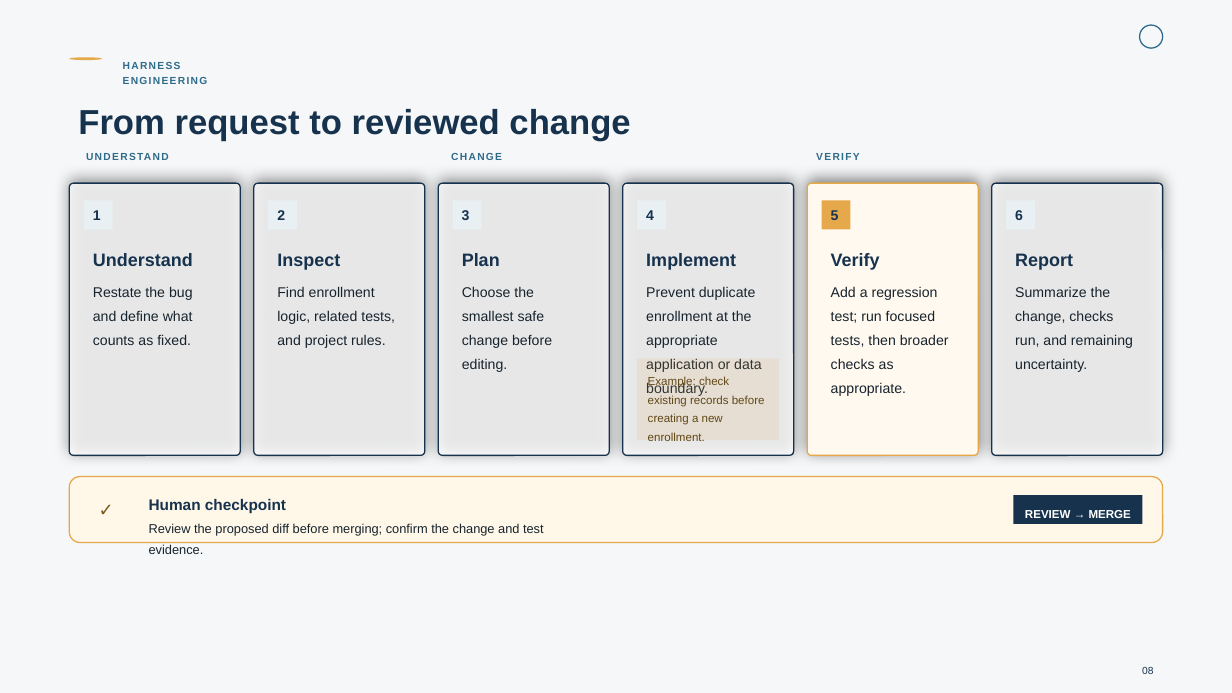
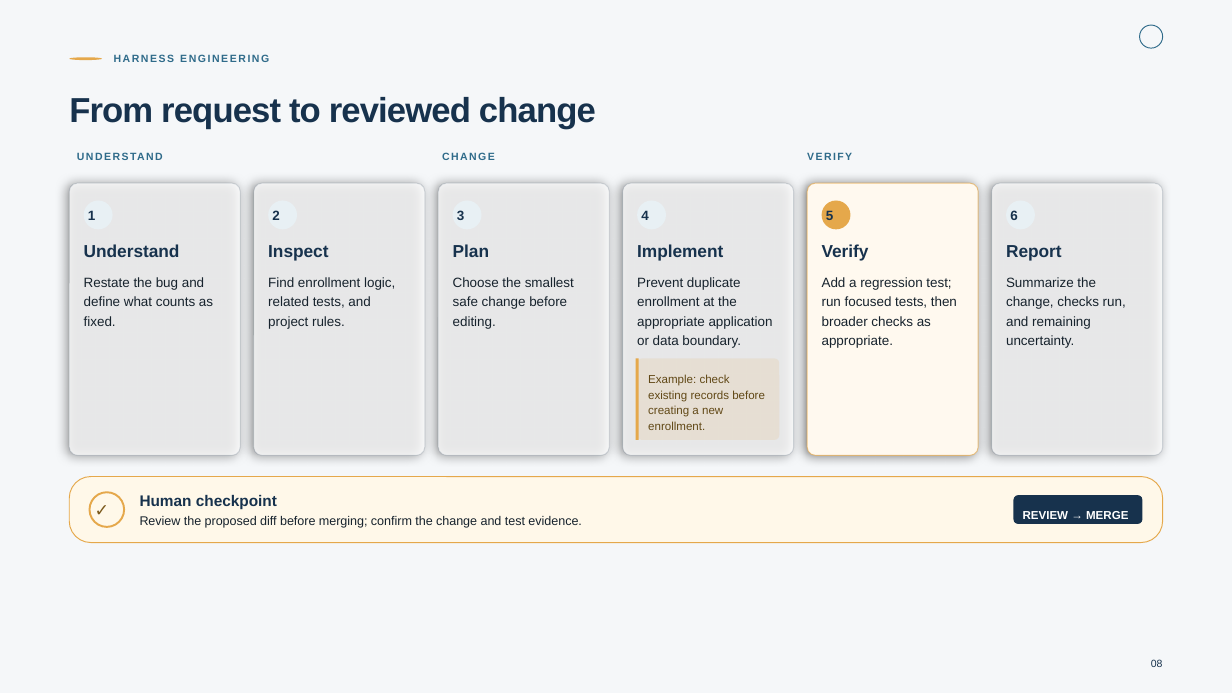
Before and after one commit to Dhanush-S-Gowda/loomvra, a slide deck: slide 8 of server/presentation.pptx. Drawn at 1232x693 pixels with LibreOffice and Linux fonts; fonts in the diff are those of the drawing. Boxes give left, top, right and bottom in pixels: in the first picture for what was removed or moved away, otherwise in the second. Text is boxed around its words. In the diff, an @@ line names an element or a change of style, - is before the commit and + after.

Commit message:
Support branded presentation generation
Add brand palettes, fonts, logos, and custom prompts, along with
slide-image references and improved rendering and PowerPoint sizing.

```diff
--- a/server/presentation.pptx
+++ b/server/presentation.pptx
@@ rounded rectangle at bbox=[1140, 25, 1163, 48]: outline #2F6B8A 1 pt to #2F6B8A 0.75 pt; proportions changed @@
@@ text "HARNESS ENGINEERING" at bbox=[114, 54, 269, 62]: size 8 to 8.2 pt, letter spacing 1 to 1.2 pt; line spacing 1.2 to 9.9pt @@
@@ text "From request to reviewed change" at bbox=[69, 97, 596, 129]: letter spacing 0 to -0.7 pt; line spacing 1.12 to 30.2pt @@
@@ size 8 to 8.2 pt, letter spacing 1 to 1.1 pt; line spacing 1 to 9.9pt in 3 elements at bbox=[77, 151, 424, 162], bbox=[442, 152, 495, 160], bbox=[807, 152, 852, 160] @@
@@ rounded rectangle at bbox=[808, 183, 979, 456]: outline #E5A84B 1 pt to #E5A84B 0.75 pt; shadow changed; proportions changed @@
@@ outline #17324D 1 pt to #17324D 0.75 pt; shadow changed; proportions changed in 5 elements at bbox=[69, 183, 240, 456], bbox=[254, 183, 425, 456], bbox=[438, 183, 609, 456], bbox=[623, 183, 794, 456], bbox=[992, 183, 1163, 456] @@
@@ size 11 to 10.5 pt; line spacing 1 to 12.6pt; rectangle to ellipse in 6 elements at bbox=[84, 201, 113, 229], bbox=[268, 201, 297, 229], bbox=[453, 201, 482, 229], bbox=[638, 201, 666, 229], bbox=[822, 201, 850, 229], bbox=[1006, 201, 1035, 229] @@
@@ size 14 to 13.5 pt; line spacing 1.2 to 16.2pt in 6 elements at bbox=[84, 244, 180, 257], bbox=[268, 245, 328, 261], bbox=[453, 244, 489, 257], bbox=[637, 244, 723, 261], bbox=[822, 244, 869, 261], bbox=[1006, 245, 1062, 261] @@
@@ text at bbox=[84, 277, 213, 326]: text changed; size 11 to 10.5 pt @@
-Restate the bug and define what counts as fixed.
+Restate the bug and
+define what counts as
+fixed.
@@ text at bbox=[268, 277, 395, 329]: text changed; size 11 to 10.5 pt @@
-Find enrollment logic, related tests, and project rules.
+Find enrollment logic,
+related tests, and
+project rules.
@@ text at bbox=[453, 277, 574, 329]: text changed; size 11 to 10.5 pt @@
-Choose the smallest safe change before editing.
+Choose the smallest
+safe change before
+editing.
@@ text at bbox=[637, 277, 773, 348]: text changed; size 11 to 10.5 pt @@
-Prevent duplicate enrollment at the appropriate application or data boundary.
+Prevent duplicate
+enrollment at the
+appropriate application
+or data boundary.
@@ text at bbox=[822, 277, 957, 348]: text changed; size 11 to 10.5 pt @@
-Add a regression test; run focused tests, then broader checks as appropriate.
+Add a regression test;
+run focused tests, then
+broader checks as
+appropriate.
@@ text at bbox=[1006, 277, 1126, 348]: text changed; size 11 to 10.5 pt @@
-Summarize the change, checks run, and remaining uncertainty.
+Summarize the
+change, checks run,
+and remaining
+uncertainty.
@@ rounded rectangle "Example: check" at bbox=[638, 359, 780, 440]: rectangle to rounded rectangle @@
@@ line added from (638, 359) to (638, 440), #E5A84B 2.25 pt @@
@@ text in rounded rectangle at bbox=[648, 374, 765, 430]: text changed @@
-Example: check existing records before creating a new enrollment.
+Example: check
+existing records before
+creating a new
+enrollment.
@@ rounded rectangle at bbox=[69, 477, 1163, 543]: outline #E5A84B 1 pt to #E5A84B 0.75 pt; proportions changed @@
@@ text removed at bbox=[90, 493, 124, 528] @@
-✓
@@ ellipse added at bbox=[90, 493, 124, 528], outline #E5A84B 1.5 pt, 13.5 pt, text #7B591B, bold @@
+✓
@@ text "Human checkpoint" at bbox=[140, 495, 277, 509]: line spacing 1 to 14.4pt @@
@@ rounded rectangle "REVIEW → MERGE" at bbox=[1014, 495, 1143, 524]: line spacing 1 to 10.8pt; rectangle to rounded rectangle @@
@@ text "Review the proposed diff before ..." at bbox=[140, 516, 581, 528]: size 10 to 9.8 pt; line spacing 1.35 to 13.2pt @@
@@ text "08" at bbox=[1151, 659, 1163, 667]: size 8 to 8.2 pt; line spacing 1 to 8.2pt @@
```
Also in this commit, not shown: 9 other slides changed, 23 other files.
